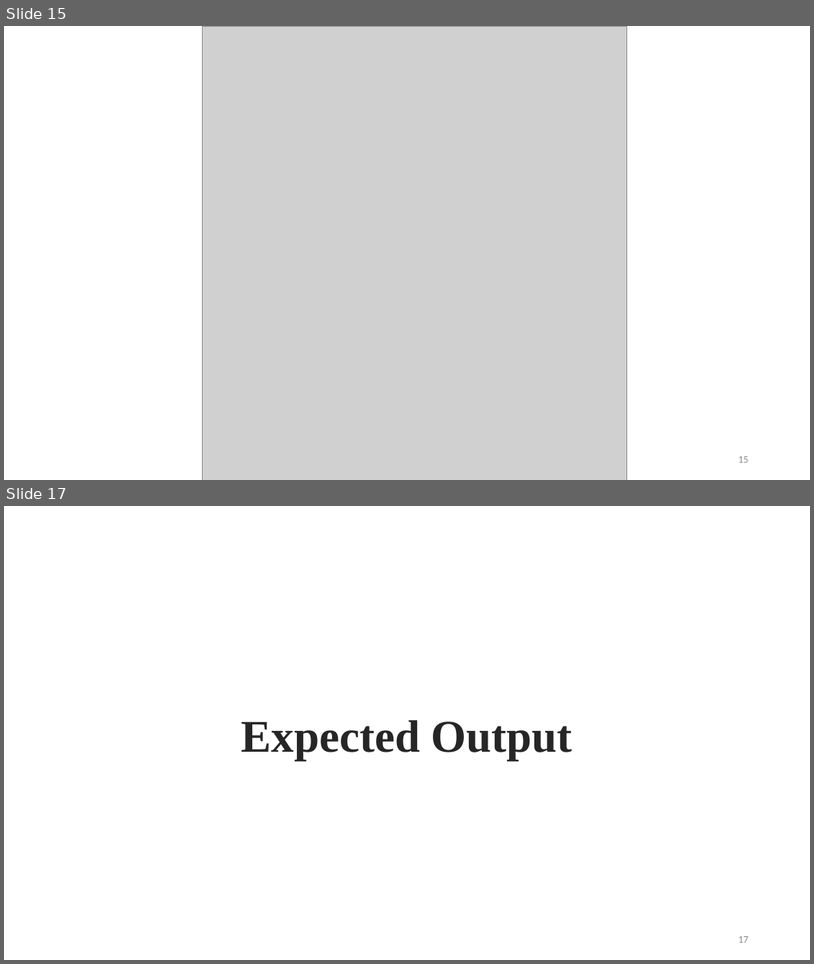
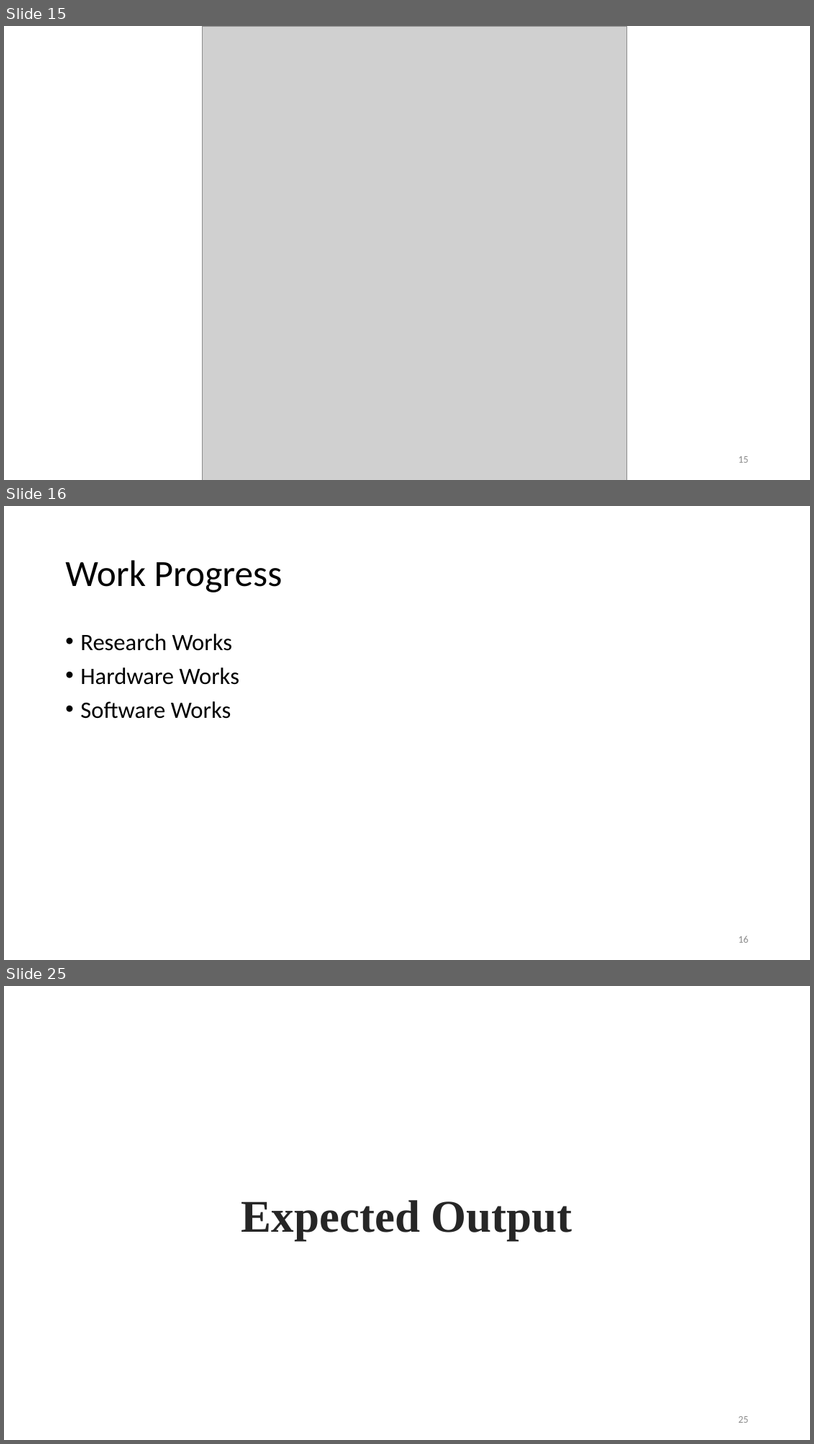
Before and after one commit to BipinGodar/ProjectReport, a slide deck: Smart Gloves using Flex Sensor.pptx. Shown one above the other, each under a label of ours: slides 15 and 17 before the commit, slides 15, 16 and 25 after it; the slides between them are not shown. The pictures are 814x964 and 814x1444 pixels, drawn with LibreOffice and Linux fonts; fonts in the diff are those of the drawing; grey boxes stand for pictures. Boxes give left, top, right and bottom in pixels: in the first picture for what was removed or moved away, otherwise in the second. Text is boxed around its words. In the diff, an @@ line names an element or a change of style, - is before the commit and + after.

```diff
--- a/Smart Gloves using Flex Sensor.pptx
+++ b/Smart Gloves using Flex Sensor.pptx
@@ slide 16 added at (4, 506, 810, 960), background #FFFFFF @@
@@ title added at (65, 560, 283, 592), 44 pt, text #000000 @@
+Work Progress
@@ text added at (80, 633, 240, 718), 28 pt, text #000000 @@
+• Research Works
+• Hardware Works
+• Software Works
@@ page number added at (738, 936, 748, 942), 12 pt, text #8C8C8C @@
+16
@@ what was slide 17 is now slide 25 @@
@@ page number at (738, 1416, 748, 1422): text changed @@
-17
+25
```
Also in this commit, not shown: 1 slide changed, 7 other slides added.
